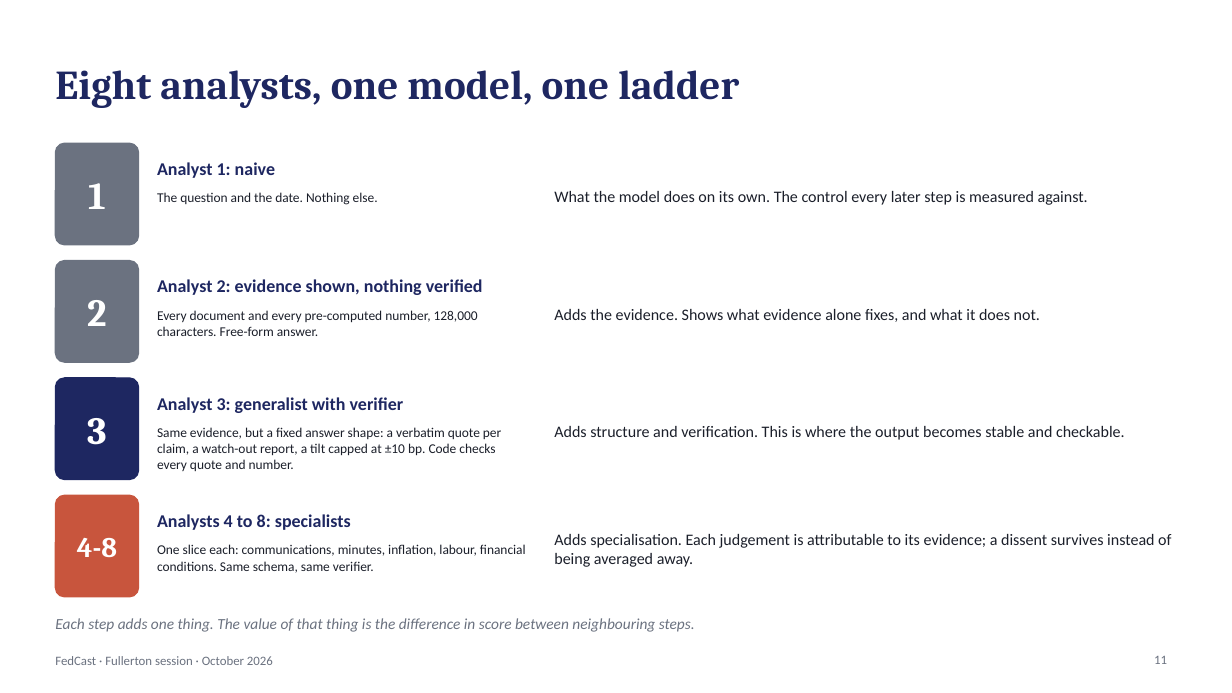
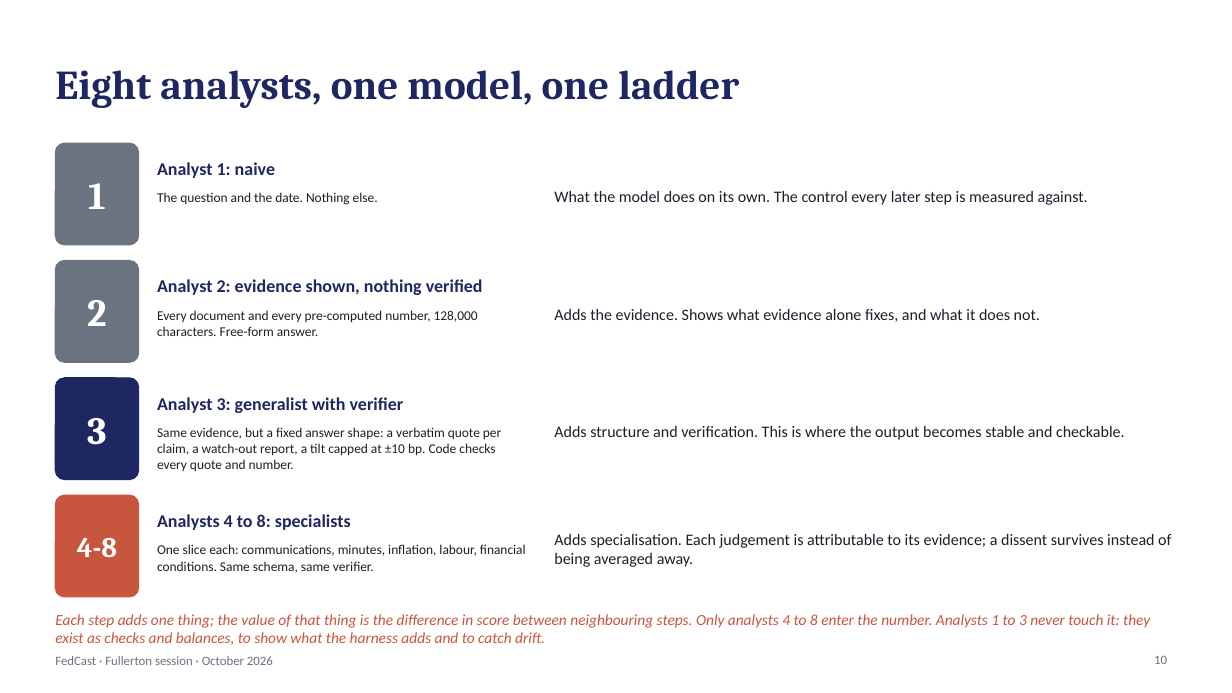
Before and after one commit to kmt112/fed-forecast, a slide deck: slide 10 of docs/FedCast_Fullerton.pptx (slide 11 before the commit). Drawn at 1232x693 pixels with LibreOffice and Linux fonts; fonts in the diff are those of the drawing. Boxes give left, top, right and bottom in pixels: in the first picture for what was removed or moved away, otherwise in the second. Text is boxed around its words. In the diff, an @@ line names an element or a change of style, - is before the commit and + after.

```diff
--- a/docs/FedCast_Fullerton.pptx
+++ b/docs/FedCast_Fullerton.pptx
@@ text at [55,614,1150,645]: text changed; text colour #6B7280 to #C8553D @@
-Each step adds one thing. The value of that thing is the difference in score between neighbouring steps.
+Each step adds one thing; the value of that thing is the difference in score between neighbouring steps. Only analysts 4 to 8 enter the number. Analysts 1 to 3 never touch it: they exist as checks and balances, to show what the harness adds and to catch drift.
@@ page number at [1154,656,1167,664]: text changed @@
-11
+10
```
Also in this commit, not shown: 8 other slides changed, 2 slides added, 5 slides removed, 2 other files.
